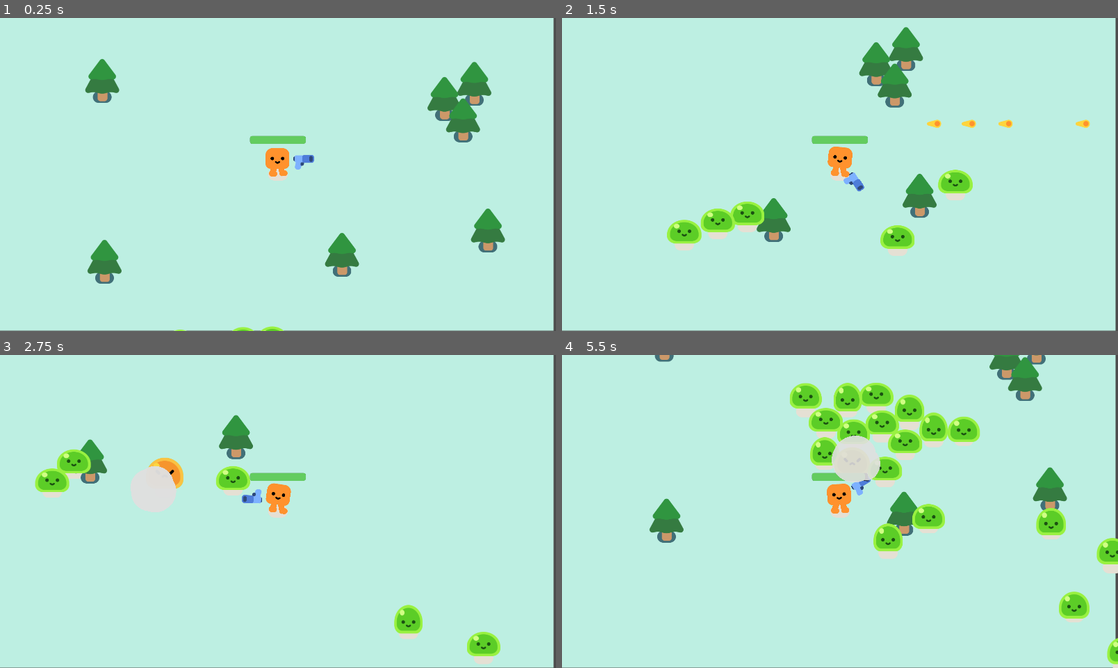
Above: before the commit, frames 1-4 (two rows, left to right).
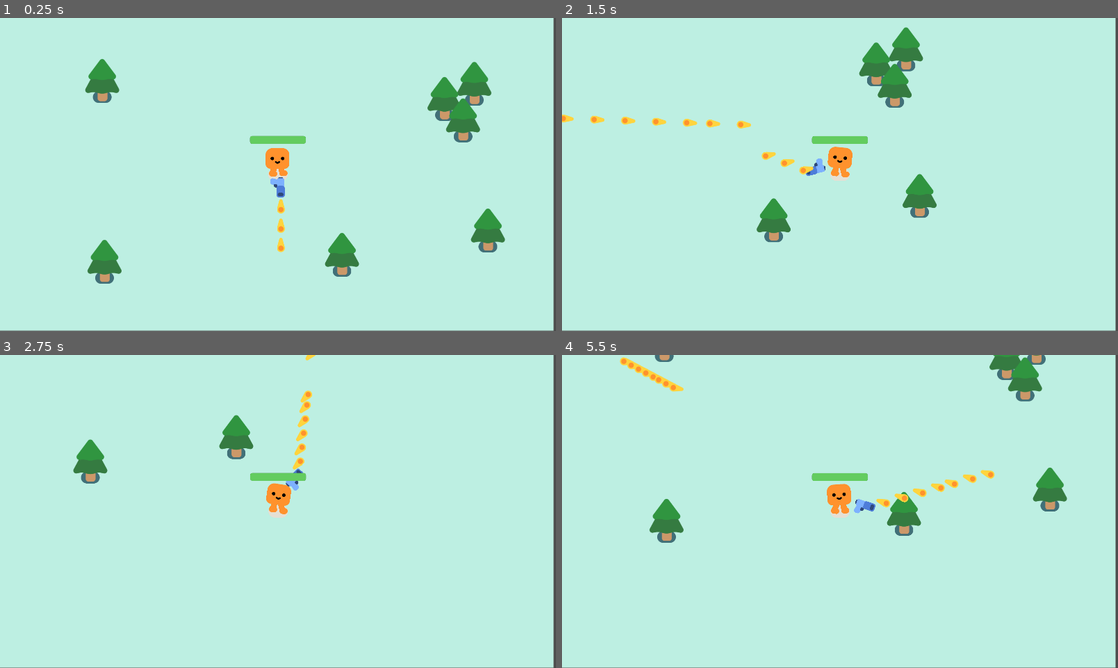
Above: after the commit, the same moments.

Repository: Alexintosh/minirougue
Game: Godot game, scene res://game.tscn
The game is run twice, just before and just after one commit, with the same random seed, the same clock (stepped at 60 frames per second) and the same inputs.
Inputs (mouse positions are in pixels of both pictures, inside the frame that each line leads up to):
- Up to frame 1 (0.25 s): no input
- Up to frame 2 (1.5 s): move the mouse to (840, 161) at 0.52 s; hold D (move_right) 0.53-1.28 s; move the mouse to (728, 190) at 1.27 s; hold S (move_down) from 1.28 s (still down)
- Up to frame 3 (2.75 s): move the mouse to (333, 442) at 2.02 s; release S (move_down) at 2.03 s; hold D (move_right) from 2.03 s (still down)
- Up to frame 4 (5.5 s): move the mouse to (812, 574) at 2.77 s; release D (move_right) at 2.78 s; hold W (move_up) 2.78-3.53 s; move the mouse to (1006, 558) at 3.52 s; hold A (move_left) 3.53-5.03 s; move the mouse to (673, 464) at 4.27 s; move the mouse to (867, 511) at 5.02 s; hold S (move_down) from 5.03 s (still down)

The runs differ from the first frame. In frame 1, 0.5% of the frame differs, in the area x 31-57%, y 43-100%; in frame 2, 3.4%; in frame 3, 4.1%; in frame 4, 9.4%, in the area x 10-100%, y 0-100%.
Error after the commit: Parse Error: Preload file "res://mob_boss.tscn" does not exist. (res://game.gd:41)

Commit message:
state of things

Diff:
--- a/game.gd
+++ b/game.gd
@@ -1,12 +1,30 @@
 extends Node2D
 
+var score = 0
+var mob_spawned = 0
+var mob_spawned_slowdown_start = 0
+var mob_spawned_slowdown_finish = 0
+var mob_slowdown = false
+var gameover = false
+
 func _ready():
-	spawn_mob()
-	spawn_mob()
-	spawn_mob()
-	spawn_mob()
-	spawn_mob()
-	spawn_mob()
+	spawn_boss()
+	spawn()
+	spawn()
+	spawn()
+	spawn()
+
+
+func spawn():
+	mob_spawned += 1
+
+	if(mob_spawned % 100 == 0):
+		mob_slowdown = true
+		mob_spawned_slowdown_start = mob_spawned
+		# We slow down spawning mobs during boss fights
+		%Timer.wait_time = 2.5
+		spawn_boss()
+
 	spawn_mob()
 
 func spawn_mob():
@@ -14,13 +32,46 @@
 	%PathFollow2D.progress_ratio = randf()
 
 	m.global_position = %PathFollow2D.global_position
+
+	# Connect signal to change the score.
+	m.connect("enemy_dead", self._on_enemy_dead)
 	add_child(m)
 
+func spawn_boss():
+	var m = preload("res://mob_boss.tscn").instantiate()
+	%PathFollow2D.progress_ratio = randf()
+
+	m.global_position = %PathFollow2D.global_position
+
+	# Connect signal to change the score.
+	m.connect("enemy_dead", self._on_enemy_dead)
+	add_child(m)
 
 func _on_timer_timeout():
-	spawn_mob()
+	spawn()
+
+func _on_player_health_depleted():
+	gameover = true
+	%GameOver.get_child(0).get_child(0).text = "Game over \n Score: " + str(score)
+	%GameOver.visible = true
+	create_restart_timer()
+	#get_tree().paused = true
 
 
-func _on_player_health_depleted():
-	%GameOver.visible = true
-	get_tree().paused = true
+func _on_enemy_dead(points, type):
+	if gameover: pass
+	score += points
+
+	# We reset spawn timer after Boss died
+	if(type == "boss"): %Timer.wait_time = 0.35
+
+func create_restart_timer():
+	var timer = Timer.new()  # Create a new Timer instance
+	timer.wait_time = 2  # Set the timer to wait for 5 seconds
+	timer.one_shot = true  # Timer stops after ticking down once
+	timer.connect("timeout", self.restart_game)  # Connect the timeout signal
+	add_child(timer)  # Add the timer to the current node
+	timer.start()  # Start the timer
+
+func restart_game():
+	get_tree().reload_current_scene()
--- a/game.tscn
+++ b/game.tscn
@@ -58,7 +58,8 @@
 position = Vector2(1616, 779)
 
 [node name="Timer" type="Timer" parent="."]
-wait_time = 0.23
+unique_name_in_owner = true
+wait_time = 0.347
 autostart = true
 
 [node name="GameOver" type="CanvasLayer" parent="."]
--- a/gun.gd
+++ b/gun.gd
@@ -1,10 +1,14 @@
 extends Area2D
 
 func _physics_process(delta):
-	var enemiesInRange = get_overlapping_bodies() #this functions get all the enemies in the area
-	if enemiesInRange.size() > 0: #why is this not lenghts???
-		var target: CharacterBody2D = enemiesInRange.front()
-		look_at(target.global_position)
+
+	look_at(get_global_mouse_position())
+
+	# Code below automatically rotates to the closest enemy
+	#var enemiesInRange = get_overlapping_bodies() #this functions get all the enemies in the area
+	#if enemiesInRange.size() > 0: #why is this not lenghts???
+		#var target: CharacterBody2D = enemiesInRange.front()
+		#look_at(target.global_position)
 
 func shoot():
 	const BULLET = preload("res://bullet.tscn")
--- a/gun.tscn
+++ b/gun.tscn
@@ -25,7 +25,7 @@
 position = Vector2(27, -12)
 
 [node name="Timer" type="Timer" parent="."]
-wait_time = 0.312
+wait_time = 0.064
 autostart = true
 
 [connection signal="input_event" from="." to="." method="_on_input_event"]
--- a/mob.gd
+++ b/mob.gd
@@ -1,22 +1,30 @@
 extends CharacterBody2D
 
 var health = 3
+var velocity_factor = 500
+var damage_rate = 10
+var points_to_player = 1
+var label = "mob"
+
 @onready var player = get_node("/root/Game/Player")
+signal enemy_dead
 
 func _ready():
 	%Slime.play_walk()
 
 func _physics_process(delta):
 	var direction = global_position.direction_to(player.global_position)
-	velocity = direction * 300
+	velocity = direction * velocity_factor
 	move_and_slide()
-
 
 func take_damage():
 	health -= 1
 	%Slime.play_hurt()
 
-	if(health <= 0): queue_free()
+	if(health <= 0):
+		queue_free()
+		enemy_dead.emit(points_to_player, label)
+
 	const EXPLOSION = preload("res://smoke_explosion/smoke_explosion.tscn")
 	var smoke = EXPLOSION.instantiate()
 
--- a/player.gd
+++ b/player.gd
@@ -8,7 +8,6 @@
 	velocity = direction * 600
 	move_and_slide()
 
-
 	## Animations
 	if velocity.length() > 0.0:
 		%HappyBoo.play_walk_animation()
@@ -16,13 +15,18 @@
 		%HappyBoo.play_idle_animation()
 
 
-
 	## Hitbox
 	const DAMAGE_RATE = 10.0
 	var overllapping = %HurtBox.get_overlapping_bodies()
 
 	if overllapping.size() > 0:
-		health -= DAMAGE_RATE * overllapping.size() * delta
+		var dmg_rate = 0
+
+		#enemies have different damage rates
+		for body in overllapping: dmg_rate += body.damage_rate;
+
+		print("dmg_rate", dmg_rate)
+		health -= dmg_rate * delta
 		%ProgressBar.value = health
 
 		## Died?
--- a/player.tscn
+++ b/player.tscn
@@ -36,6 +36,8 @@
 shape = SubResource("CapsuleShape2D_lqo87")
 
 [node name="Camera2D" type="Camera2D" parent="."]
+position_smoothing_enabled = true
+position_smoothing_speed = 55.0
 
 [node name="Gun" parent="." instance=ExtResource("3_r85gn")]
 position = Vector2(0, -45)
--- a/project.godot
+++ b/project.godot
@@ -115,10 +115,6 @@
 "events": [Object(InputEventKey,"resource_local_to_scene":false,"resource_name":"","device":-1,"window_id":0,"alt_pressed":false,"shift_pressed":false,"ctrl_pressed":false,"meta_pressed":false,"pressed":false,"keycode":0,"physical_keycode":83,"key_label":0,"unicode":115,"echo":false,"script":null)
 ]
 }
-shoot={
-"deadzone": 0.5,
-"events": []
-}
 
 [layer_names]
 
